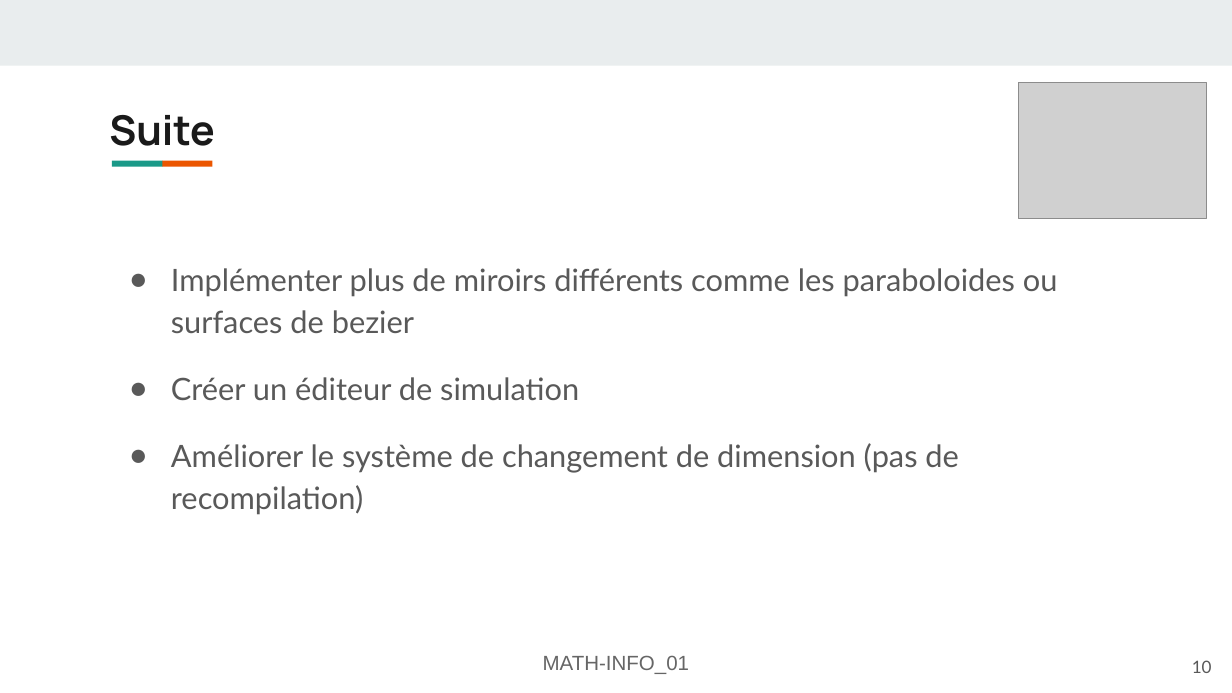
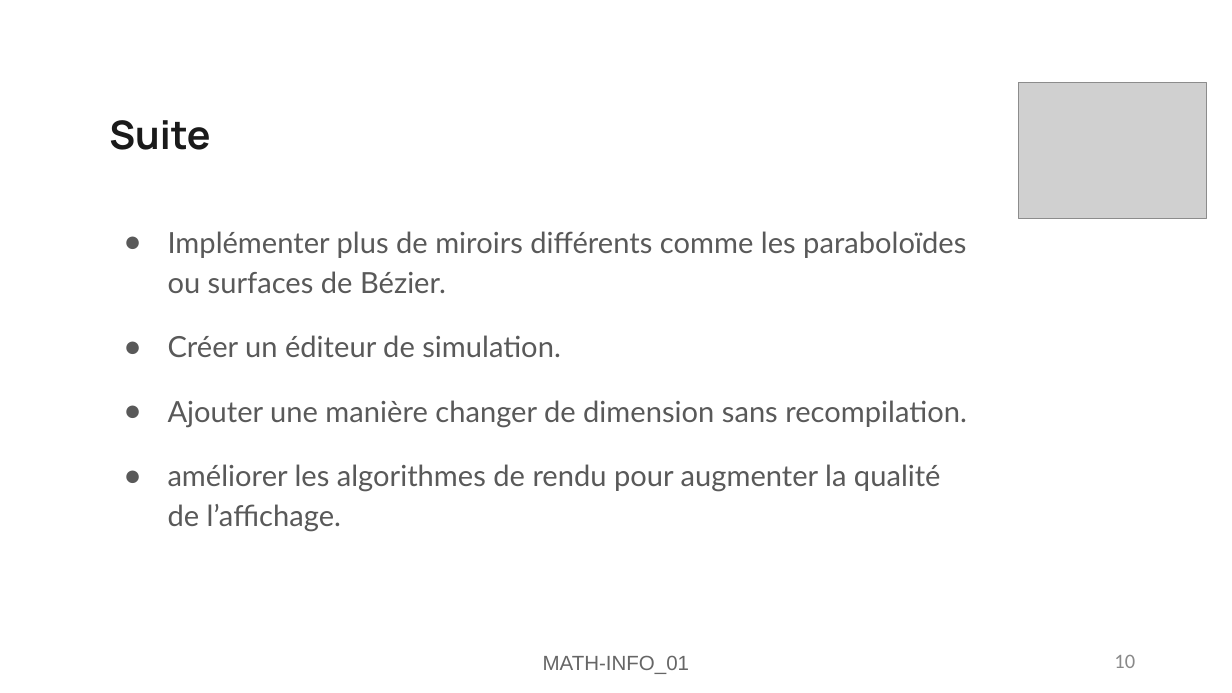
Before and after one commit to FlashOnFire/MirrorVerse, a slide deck: slide 10 of project_managment/pres2/MATH-INFO_01-Présentation-mirror-verse.odp. Drawn at 1232x693 pixels with LibreOffice and Linux fonts; fonts in the diff are those of the drawing; grey boxes stand for pictures. Boxes give left, top, right and bottom in pixels: in the first picture for what was removed or moved away, otherwise in the second. Text is boxed around its words. In the diff, an @@ line names an element or a change of style, - is before the commit and + after.

```diff
--- a/project_managment/pres2/MATH-INFO_01-Présentation-mirror-verse.odp
+++ b/project_managment/pres2/MATH-INFO_01-Présentation-mirror-verse.odp
@@ rectangle removed at (0,0,1232,65) @@
@@ title "Suite" at (109,120,210,150): size 24.1 to 23 pt; line spacing 0.9 to 1 @@
@@ rectangle removed at (112,160,163,166) @@
@@ rectangle removed at (161,160,212,166) @@
@@ text at (168,231,967,532): text changed; size 18 to 17 pt @@
-● Implémenter plus de miroirs différents comme les paraboloides ou surfaces de bezier
-● Créer un éditeur de simulation
-● Améliorer le système de changement de dimension (pas de recompilation)
+● Implémenter plus de miroirs différents comme les paraboloïdes ou surfaces de Bézier.
+● Créer un éditeur de simulation.
+● Ajouter une manière changer de dimension sans recompilation.
+● améliorer les algorithmes de rendu pour augmenter la qualité de l’affichage.
@@ page number: place and size @@
-page number at (1192,660,1212,673)
+page number at (1114,655,1135,668)
@@ page number at (1114,655,1135,668): size 10 to 12 pt, font Lato to Calibri, text colour #595959 to #898989 @@
```
Also in this commit, not shown: 11 other slides changed, 5 other files.
